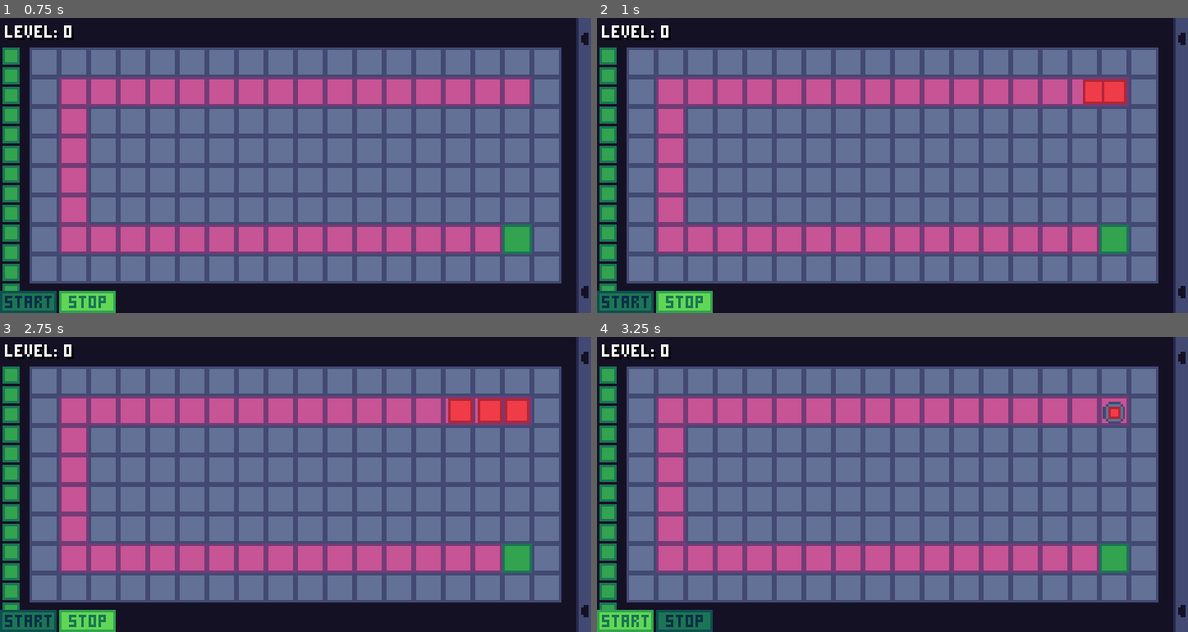
Above: before the commit, frames 1-4 (two rows, left to right).
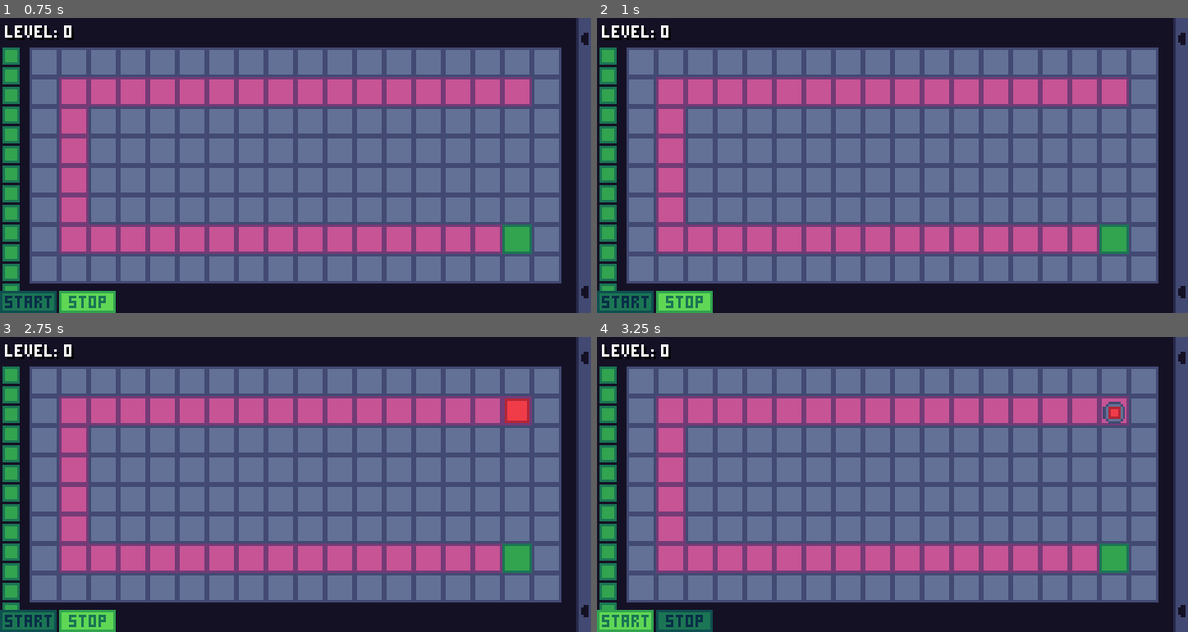
Above: after the commit, the same moments.

Repository: mariothedog/brackeys-game-jam
Game: Godot game, scene res://main/main.tscn
The game is run twice, just before and just after one commit, with the same random seed, the same clock (stepped at 60 frames per second) and the same inputs.
Inputs (mouse positions are in pixels of both pictures, inside the frame that each line leads up to):
- Up to frame 1 (0.75 s): click (29, 301) at 0.5 s
- Up to frame 2 (1 s): no input
- Up to frame 3 (2.75 s): click (88, 620) at 1.25 s; click (29, 620) at 2 s
- Up to frame 4 (3.25 s): click (685, 620) at 2.75 s

Frame 1 is identical in both runs. In frame 2, 0.6% of the frame differs, in the area x 82-90%, y 20-30%; in frame 3, 0.7%, in the area x 75-85%, y 20-30%; in frame 4, nothing differs.

Commit message:
Set enemy step to turret step ratio to 2

Diff:
--- a/src/main/main.gd
+++ b/src/main/main.gd
@@ -3,7 +3,7 @@
 const FORMAT_LEVEL_PATH := "res://levels/resources/level_%s.tres"
 const FORMAT_LEVEL_LABEL := "level: %s"
 const STEP_RATE := 1.0
-const ENEMY_STEP_TO_TURRET_STEP_RATIO := 5
+const ENEMY_STEP_TO_TURRET_STEP_RATIO := 2
 
 export var level_num := 1
 
